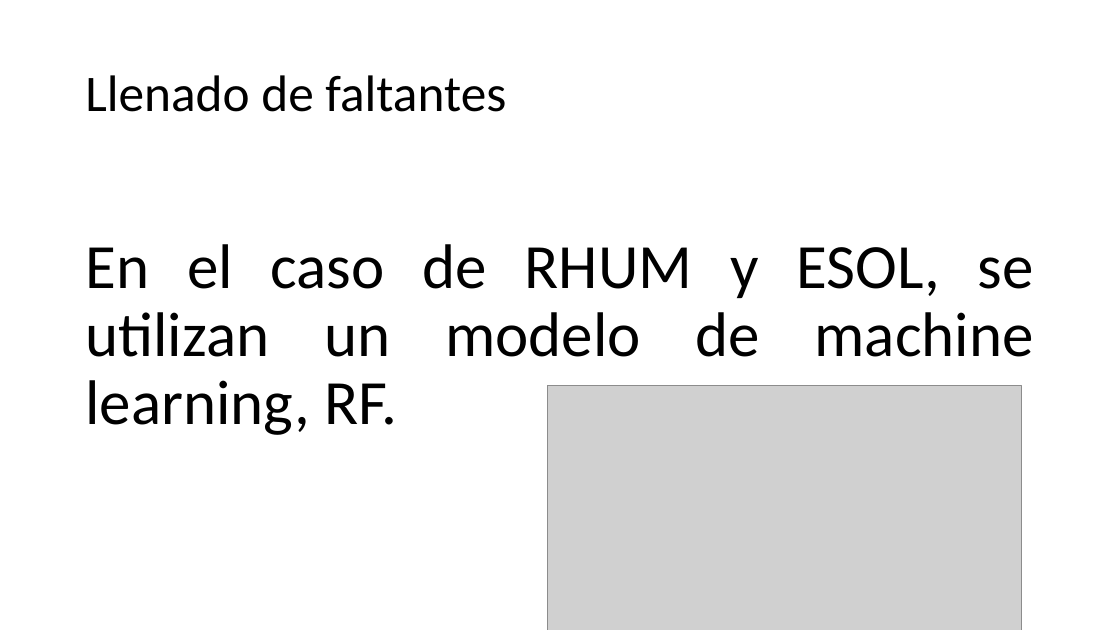
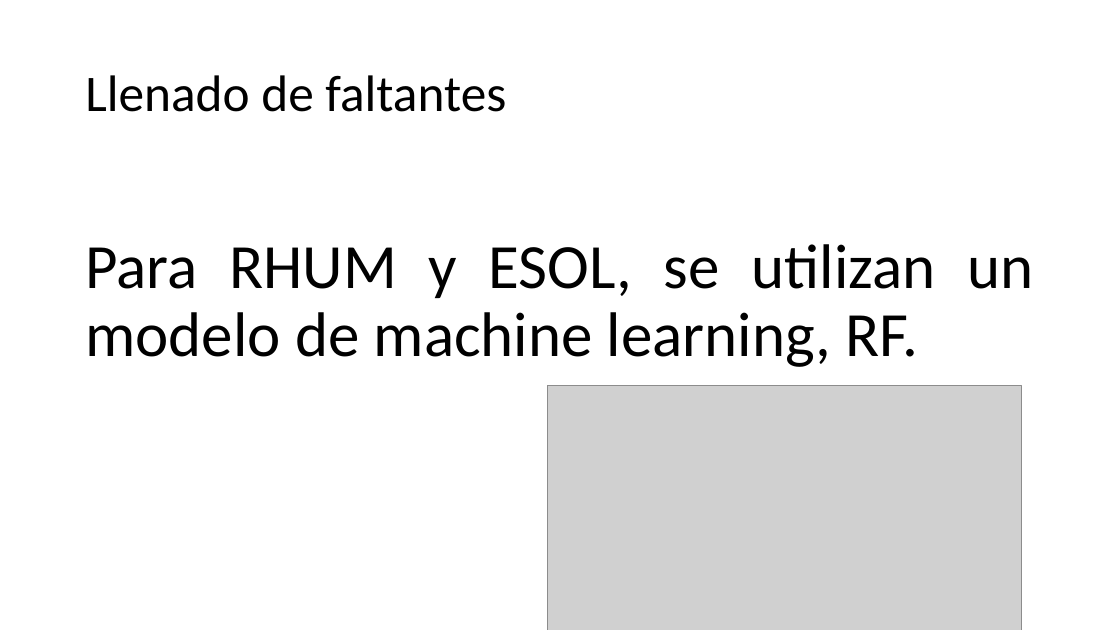
Before and after one commit to victor1130/Scripts_Clima, a slide deck: slide 15 of Tratamiento de datos climáticos.pptx (slide 14 before the commit). Drawn at 1120x630 pixels with LibreOffice and Linux fonts; fonts in the diff are those of the drawing; grey boxes stand for pictures. Boxes give left, top, right and bottom in pixels: in the first picture for what was removed or moved away, otherwise in the second. Text is boxed around its words. In the diff, an @@ line names an element or a change of style, - is before the commit and + after.

```diff
--- a/Tratamiento de datos climáticos.pptx
+++ b/Tratamiento de datos climáticos.pptx
@@ text at bbox=[85, 244, 1033, 367]: text changed @@
-En el caso de RHUM y ESOL, se utilizan un modelo de machine learning, RF.
+Para RHUM y ESOL, se utilizan un modelo de machine learning, RF.
```
Also in this commit, not shown: 8 other slides changed, 2 slides added, 2 other files.
